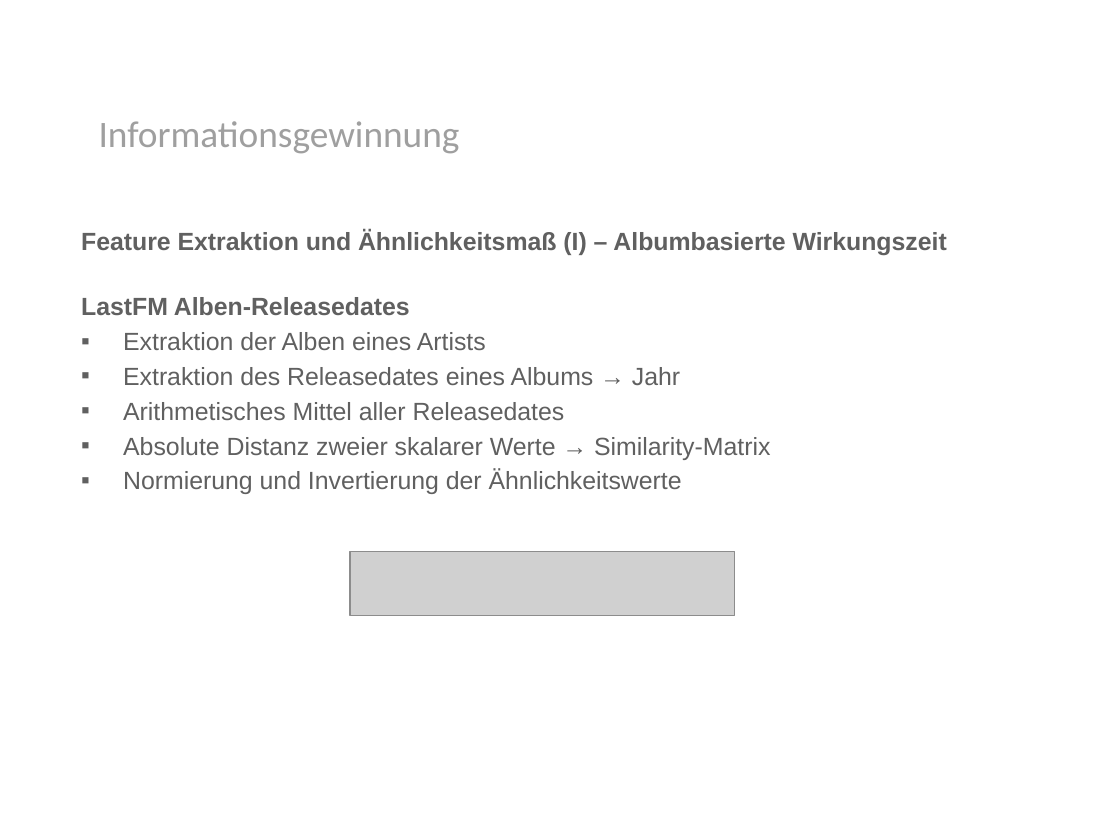
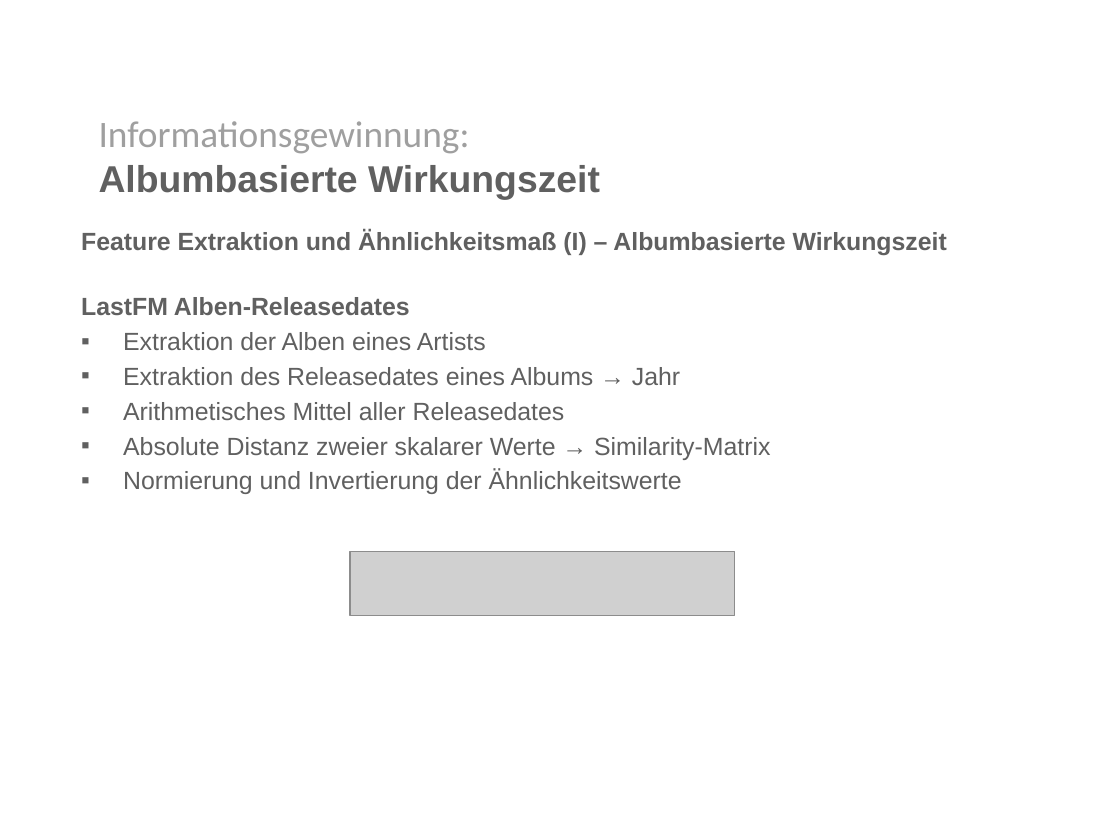
Before and after one commit to rohanprojects/mirlastfm, a slide deck: slide 7 of presentation/presentation.pptx. Drawn at 1120x840 pixels with LibreOffice and Linux fonts; fonts in the diff are those of the drawing; grey boxes stand for pictures; background and template pictures are left out. Boxes give left, top, right and bottom in pixels: in the first picture for what was removed or moved away, otherwise in the second. Text is boxed around its words. In the diff, an @@ line names an element or a change of style, - is before the commit and + after.

```diff
--- a/presentation/presentation.pptx
+++ b/presentation/presentation.pptx
@@ text at (x1=99, y1=121, x2=600, y2=200): text changed; font Calibri to Arial; text colour #9F9F9F to #606060; bold on @@
-Informationsgewinnung
+Informationsgewinnung:
+Albumbasierte Wirkungszeit
```
Also in this commit, not shown: 8 other slides changed.
